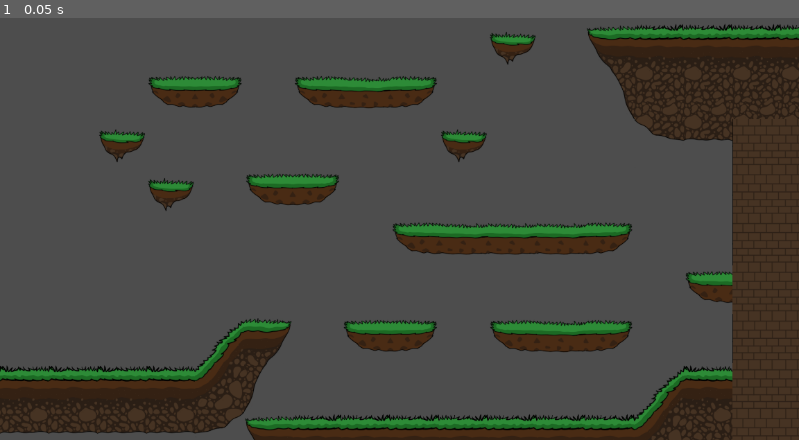
Above: before the commit, frame 1.
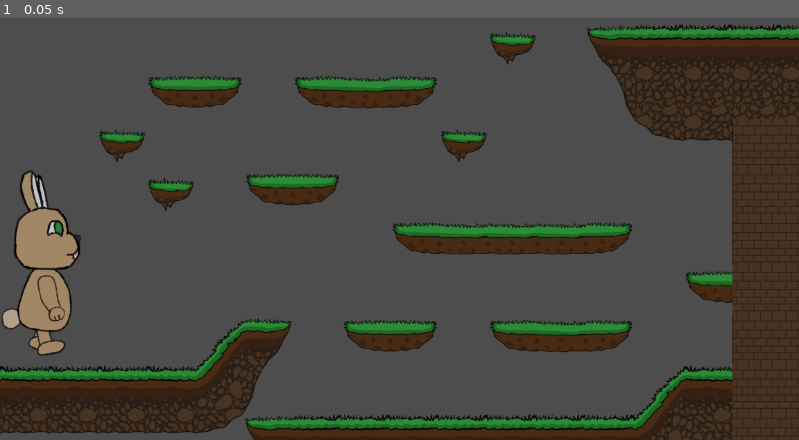
Above: after the commit, the same moment.

Repository: andre-henriques04/island-hoppers
Game: Godot game, scene res://scenes/main.tscn
Same seed, same stepped clock (60 frames per second), same inputs: the game is played once before the commit and once after it.
Inputs:
- Up to frame 1 (0.05 s): no input

The runs differ from the first frame. In frame 1, 2.3% of the frame differs, in the area x 0-11%, y 36-81%.

Commit message:
Add player walking animation

Diff:
--- a/scenes/main.tscn
+++ b/scenes/main.tscn
@@ -1,6 +1,7 @@
 [gd_scene format=4 uid="uid://cqaaewsm3o5sk"]
 
 [ext_resource type="Texture2D" uid="uid://ddgtpjh7kfplp" path="res://assets/art/tilesheets/TutorialIslandPlatformsTileSheet.png" id="1_o5qli"]
+[ext_resource type="Texture2D" uid="uid://5p5bjp8goweo" path="res://assets/player/bunny_walk_spritesheet.png" id="2_0wfyh"]
 
 [sub_resource type="TileSetAtlasSource" id="TileSetAtlasSource_0wfyh"]
 texture = ExtResource("1_o5qli")
@@ -46,6 +47,126 @@
 physics_layer_0/collision_layer = 1
 sources/1 = SubResource("TileSetAtlasSource_0wfyh")
 
+[sub_resource type="AtlasTexture" id="AtlasTexture_sugp2"]
+atlas = ExtResource("2_0wfyh")
+region = Rect2(0, 0, 512, 512)
+
+[sub_resource type="AtlasTexture" id="AtlasTexture_jyhfs"]
+atlas = ExtResource("2_0wfyh")
+region = Rect2(512, 0, 512, 512)
+
+[sub_resource type="AtlasTexture" id="AtlasTexture_tbgi4"]
+atlas = ExtResource("2_0wfyh")
+region = Rect2(1024, 0, 512, 512)
+
+[sub_resource type="AtlasTexture" id="AtlasTexture_tefeu"]
+atlas = ExtResource("2_0wfyh")
+region = Rect2(1536, 0, 512, 512)
+
+[sub_resource type="AtlasTexture" id="AtlasTexture_o6xl0"]
+atlas = ExtResource("2_0wfyh")
+region = Rect2(0, 512, 512, 512)
+
+[sub_resource type="AtlasTexture" id="AtlasTexture_tipki"]
+atlas = ExtResource("2_0wfyh")
+region = Rect2(512, 512, 512, 512)
+
+[sub_resource type="AtlasTexture" id="AtlasTexture_85g3d"]
+atlas = ExtResource("2_0wfyh")
+region = Rect2(1024, 512, 512, 512)
+
+[sub_resource type="AtlasTexture" id="AtlasTexture_choun"]
+atlas = ExtResource("2_0wfyh")
+region = Rect2(1536, 512, 512, 512)
+
+[sub_resource type="AtlasTexture" id="AtlasTexture_ya4ey"]
+atlas = ExtResource("2_0wfyh")
+region = Rect2(0, 1024, 512, 512)
+
+[sub_resource type="AtlasTexture" id="AtlasTexture_eb6dy"]
+atlas = ExtResource("2_0wfyh")
+region = Rect2(512, 1024, 512, 512)
+
+[sub_resource type="AtlasTexture" id="AtlasTexture_trceg"]
+atlas = ExtResource("2_0wfyh")
+region = Rect2(1024, 1024, 512, 512)
+
+[sub_resource type="AtlasTexture" id="AtlasTexture_a8y0u"]
+atlas = ExtResource("2_0wfyh")
+region = Rect2(1536, 1024, 512, 512)
+
+[sub_resource type="AtlasTexture" id="AtlasTexture_jkv2x"]
+atlas = ExtResource("2_0wfyh")
+region = Rect2(0, 1536, 512, 512)
+
+[sub_resource type="AtlasTexture" id="AtlasTexture_jbj1t"]
+atlas = ExtResource("2_0wfyh")
+region = Rect2(512, 1536, 512, 512)
+
+[sub_resource type="AtlasTexture" id="AtlasTexture_muem4"]
+atlas = ExtResource("2_0wfyh")
+region = Rect2(1024, 1536, 512, 512)
+
+[sub_resource type="AtlasTexture" id="AtlasTexture_dp3eg"]
+atlas = ExtResource("2_0wfyh")
+region = Rect2(1536, 1536, 512, 512)
+
+[sub_resource type="SpriteFrames" id="SpriteFrames_y7xg4"]
+animations = [{
+"frames": [{
+"duration": 1.0,
+"texture": SubResource("AtlasTexture_sugp2")
+}, {
+"duration": 1.0,
+"texture": SubResource("AtlasTexture_jyhfs")
+}, {
+"duration": 1.0,
+"texture": SubResource("AtlasTexture_tbgi4")
+}, {
+"duration": 1.0,
+"texture": SubResource("AtlasTexture_tefeu")
+}, {
+"duration": 1.0,
+"texture": SubResource("AtlasTexture_o6xl0")
+}, {
+"duration": 1.0,
+"texture": SubResource("AtlasTexture_tipki")
+}, {
+"duration": 1.0,
+"texture": SubResource("AtlasTexture_85g3d")
+}, {
+"duration": 1.0,
+"texture": SubResource("AtlasTexture_choun")
+}, {
+"duration": 1.0,
+"texture": SubResource("AtlasTexture_ya4ey")
+}, {
+"duration": 1.0,
+"texture": SubResource("AtlasTexture_eb6dy")
+}, {
+"duration": 1.0,
+"texture": SubResource("AtlasTexture_trceg")
+}, {
+"duration": 1.0,
+"texture": SubResource("AtlasTexture_a8y0u")
+}, {
+"duration": 1.0,
+"texture": SubResource("AtlasTexture_jkv2x")
+}, {
+"duration": 1.0,
+"texture": SubResource("AtlasTexture_jbj1t")
+}, {
+"duration": 1.0,
+"texture": SubResource("AtlasTexture_muem4")
+}, {
+"duration": 1.0,
+"texture": SubResource("AtlasTexture_dp3eg")
+}],
+"loop": 1,
+"name": &"walk",
+"speed": 16.0
+}]
+
 [node name="Main" type="Node2D" unique_id=263929988]
 
 [node name="Label" type="Label" parent="." unique_id=1387760240]
@@ -62,3 +183,10 @@
 [node name="Camera2D" type="Camera2D" parent="." unique_id=163382029]
 position = Vector2(1048, -643)
 zoom = Vector2(0.55, 0.55)
+
+[node name="AnimatedSprite2D" type="AnimatedSprite2D" parent="." unique_id=589803424]
+position = Vector2(118, -520)
+sprite_frames = SubResource("SpriteFrames_y7xg4")
+animation = &"walk"
+frame = 8
+frame_progress = 0.33346114
Binary file added: assets/player/bunny_walk_spritesheet.png
Not shown, added: assets/player/bunny_walk_spritesheet.png.import
